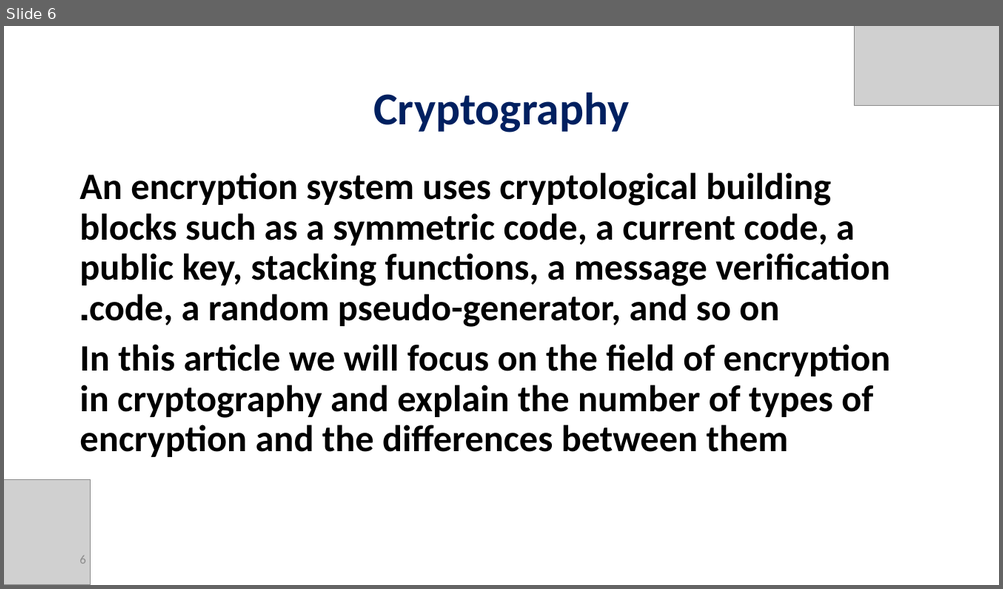
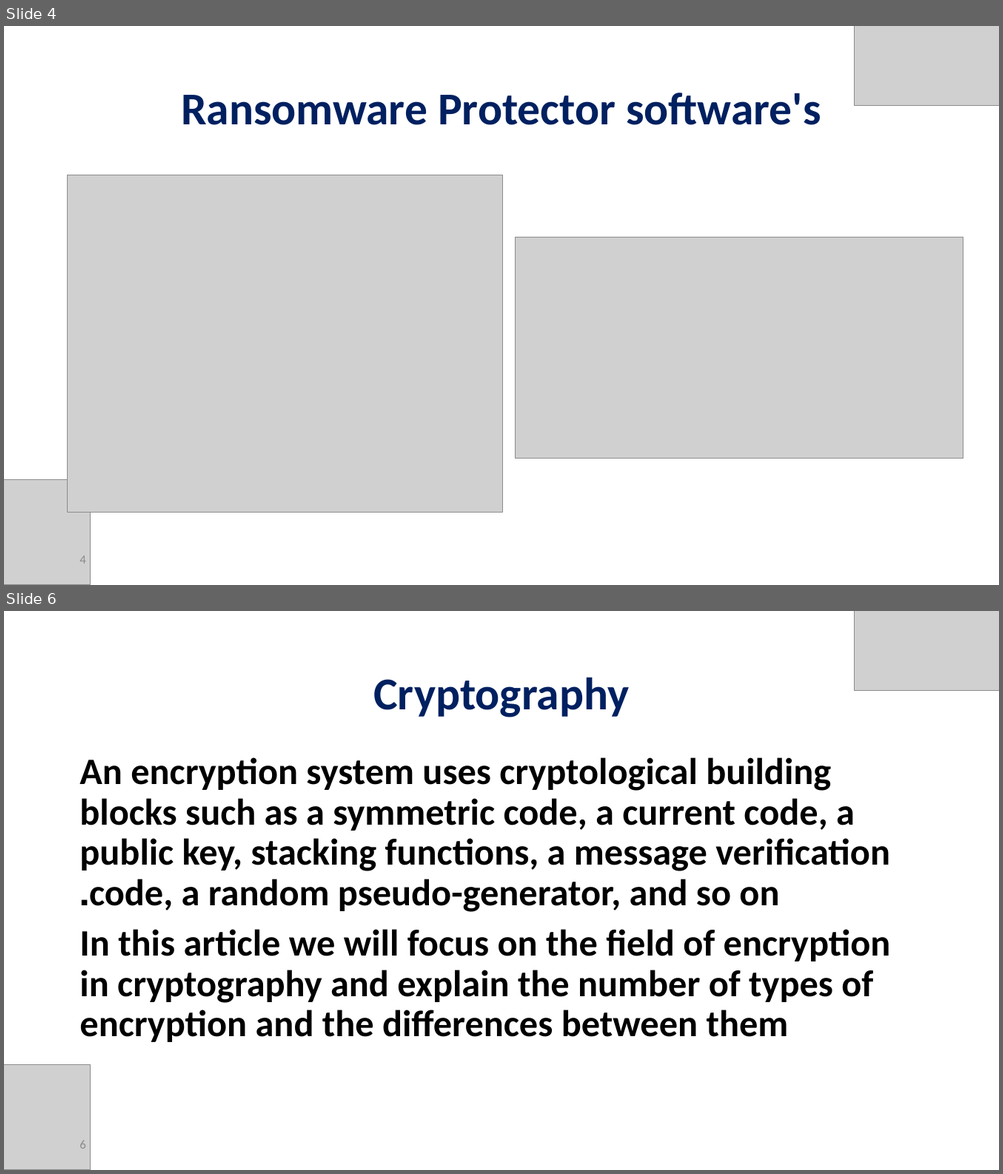
Before and after one commit to orelrahum/Ransomware_Code, a slide deck: Presentation.pptx. Shown one above the other, each under a label of ours: slide 6 before the commit, slides 4 and 6 after it; the slides between them are not shown. The pictures are 1003x589 and 1003x1174 pixels, drawn with LibreOffice and Linux fonts; fonts in the diff are those of the drawing; grey boxes stand for pictures. Boxes give left, top, right and bottom in pixels: in the first picture for what was removed or moved away, otherwise in the second. Text is boxed around its words. In the diff, an @@ line names an element or a change of style, - is before the commit and + after.

```diff
--- a/Presentation.pptx
+++ b/Presentation.pptx
@@ slide 4 added at <box>4,26,999,585</box>, background #FFFFFF @@
@@ picture added at <box>854,26,999,106</box> @@
@@ title added at <box>181,93,820,125</box>, 44 pt, text #002060, bold @@
+Ransomware Protector software's
@@ picture added at <box>68,175,503,512</box> @@
@@ picture added at <box>515,238,963,460</box> @@
@@ picture added at <box>4,480,90,585</box> @@
@@ page number added at <box>79,556,85,564</box>, 12 pt, text #8C8C8C @@
+4
```
Also in this commit, not shown: 9 slides changed, 3 other slides added, 1 slide removed, 19 other files.
